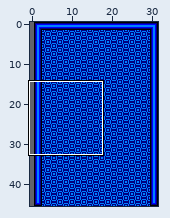
Two versions of a level (Tiled map, assets/level-01-background.tmx). The picture above shows the old version from afar; the outline marks the close-up.
Close-up. Before the edit:
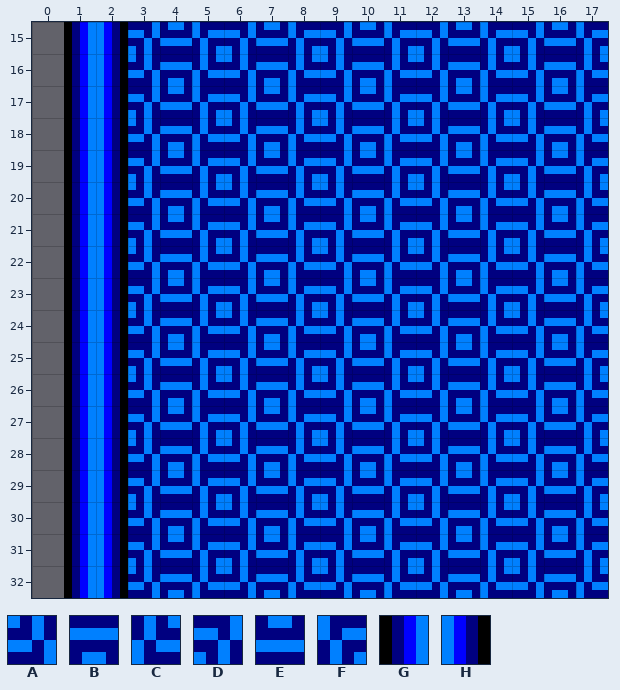
Cells are 4x4 px. Shown: x 0..17, y 15..32. The commit also changed other parts of the map, which this record leaves out. The old version is drawn lined up with the new one.
Key: from "tileset": A 64, B 65, C 66, D 80, E 81, F 82, G 101, H 102.
_ is an empty cell.
Layer "Tile Layer 1" before, first column x 0:
15 _GHDEFDEFDEFDEFDEF
16 _GHABCABCABCABCABC
17 _GHDEFDEFDEFDEFDEF
18 _GHABCABCABCABCABC
19 _GHDEFDEFDEFDEFDEF
20 _GHABCABCABCABCABC
21 _GHDEFDEFDEFDEFDEF
22 _GHABCABCABCABCABC
23 _GHDEFDEFDEFDEFDEF
24 _GHABCABCABCABCABC
25 _GHDEFDEFDEFDEFDEF
26 _GHABCABCABCABCABC
27 _GHDEFDEFDEFDEFDEF
28 _GHABCABCABCABCABC
29 _GHDEFDEFDEFDEFDEF
30 _GHABCABCABCABCABC
31 _GHDEFDEFDEFDEFDEF
32 _GHABCABCABCABCABC
And afterwards:
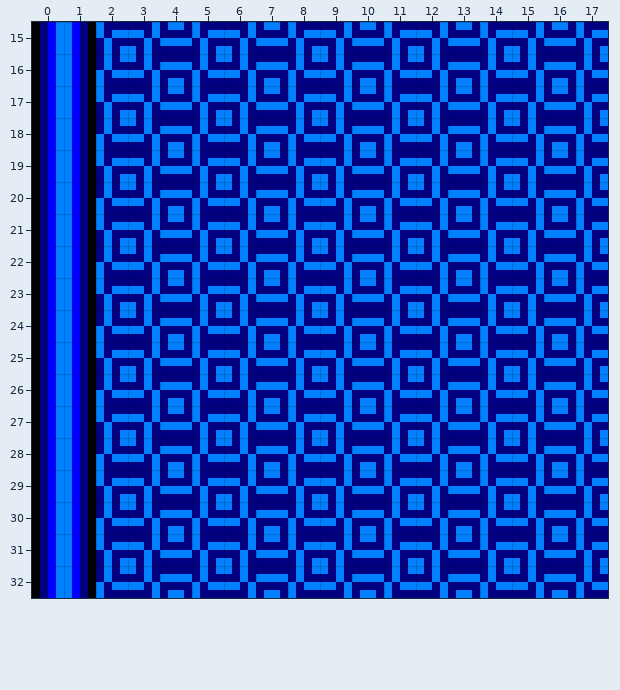
From old to new:
map size 31x46 -> 30x46 cells (old content now starts at 1,0; both pictures use the new coordinates)
Layer "Tile Layer 1":
y 15: x 0..2 _GH -> GHF
y 16: x 0..2 _GH -> GHC
y 17: x 0..2 _GH -> GHF
y 18: x 0..2 _GH -> GHC
y 19: x 0..2 _GH -> GHF
y 20: x 0..2 _GH -> GHC
y 21: x 0..2 _GH -> GHF
y 22: x 0..2 _GH -> GHC
y 23: x 0..2 _GH -> GHF
y 24: x 0..2 _GH -> GHC
y 25: x 0..2 _GH -> GHF
y 26: x 0..2 _GH -> GHC
y 27: x 0..2 _GH -> GHF
y 28: x 0..2 _GH -> GHC
y 29: x 0..2 _GH -> GHF
y 30: x 0..2 _GH -> GHC
y 31: x 0..2 _GH -> GHF
y 32: x 0..2 _GH -> GHC
Where, in picture pixels (left, top, right, bottom), the same in both close-ups:
changed: (32, 22, 128, 598)
